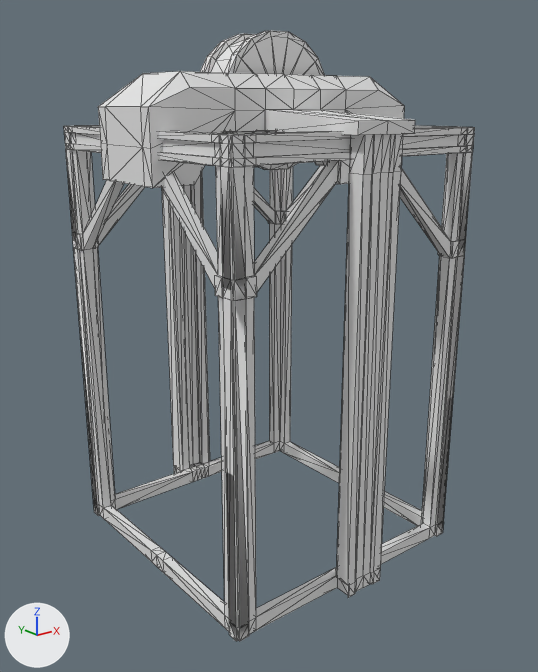
The FBX model PC_Client_&_Server_Makina/Assets/FBX/Environment/Elevator/Haut.fbx as it was, and as the next commit left it.
Rendered twice from a 50 mm camera at (-6.1, -7.73, 5.99) aimed at (-0.03, -0.15, 2.96). Lighting does not change. The marker at lower left points along +X, +Y and +Z. Mesh edges are drawn as thin lines. Vertices at the same position are counted once.

Objects in the first picture: 'Haut'.
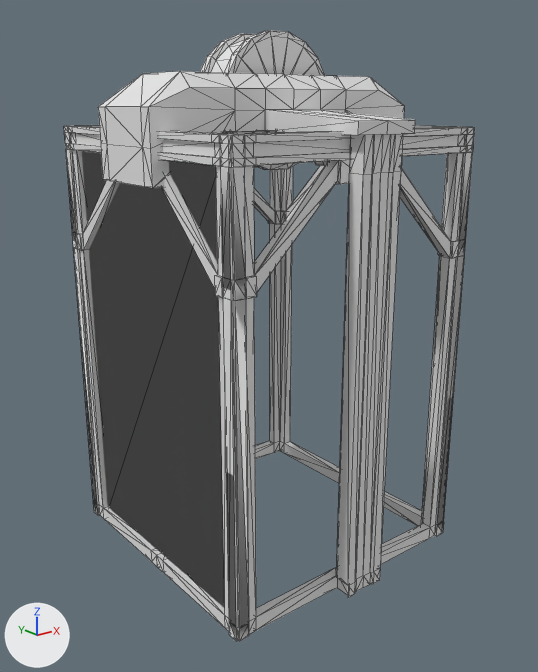
Boxes (x1, y1, x2, y2) around the edits, measured in the pictures (538 x 672 px):
part 1 of me_mesh, added (black)
    after: (82, 151, 225, 608)

Diff of the bpy script that builds the scene:
```diff
--- a/PC_Client_&_Server_Makina/Assets/FBX/Environment/Elevator/Haut.fbx.py
+++ b/PC_Client_&_Server_Makina/Assets/FBX/Environment/Elevator/Haut.fbx.py
@@ me_mesh @@
 me_mesh.from_pydata(...)  # 1150 vertices, 2460 faces; spans x -1.98..1.98, y -2.12..2.12, z 0.0..6.8
 # used by ob_haut; location = (0.0, 0.0, 0.0)
 # verts and faces of me_mesh; kept vertices keep their numbers, new ones are numbered from 1150
+# me_mesh part 1
+verts[1150] = (-1.77, 1.62, 0.02)
+verts[1151] = (-1.77, 1.62, 5.51)
+verts[1152] = (-1.77, -1.6, 0.02)
+verts[1153] = (-1.77, -1.6, 5.51)
+faces += [(1150, 1151, 1153), (1150, 1153, 1152)]
```
